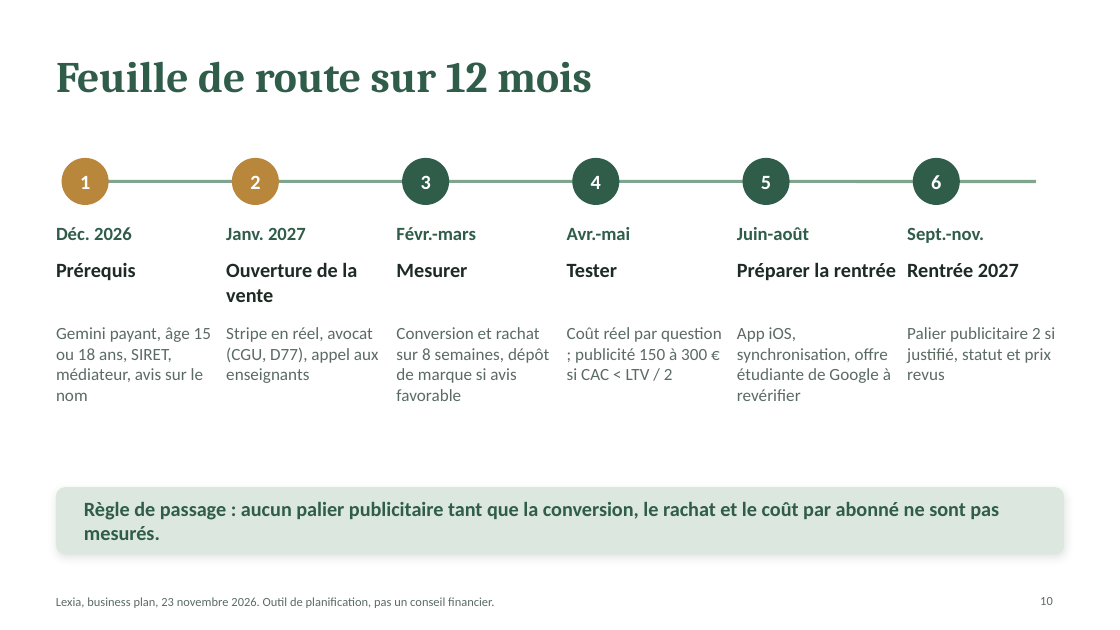
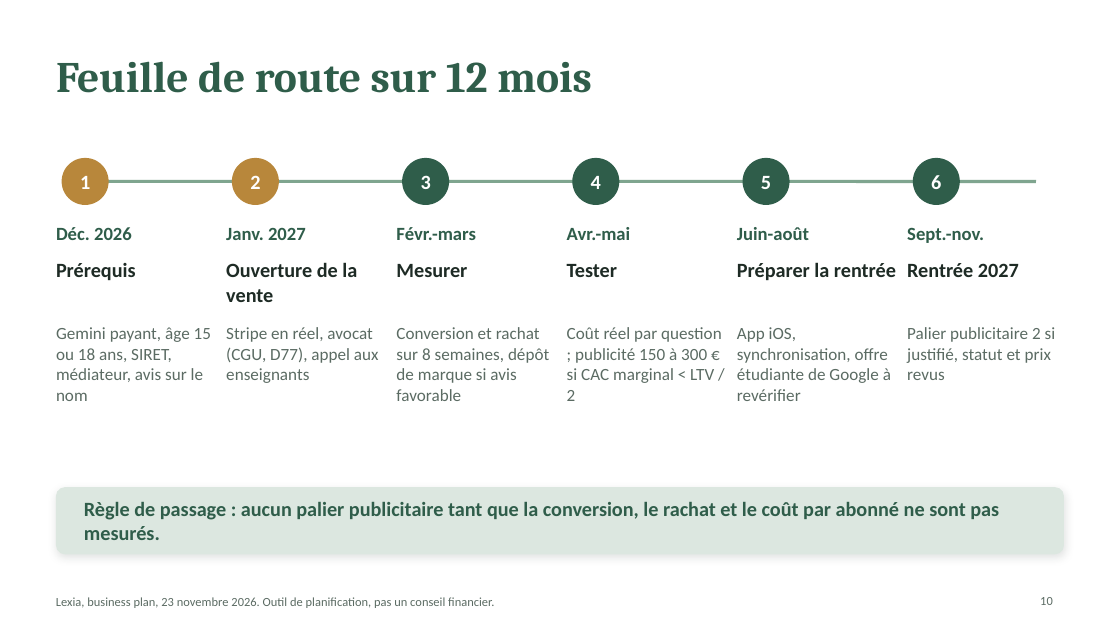
Before and after one commit to Linnix11/lexia, a slide deck: slide 10 of docs/business/pitch.pptx. Drawn at 1120x630 pixels with LibreOffice and Linux fonts; fonts in the diff are those of the drawing. Boxes give left, top, right and bottom in pixels: in the first picture for what was removed or moved away, otherwise in the second. Text is boxed around its words. In the diff, an @@ line names an element or a change of style, - is before the commit and + after.

```diff
--- a/docs/business/pitch.pptx
+++ b/docs/business/pitch.pptx
@@ text at (567,327,722,401): text changed @@
-Coût réel par question ; publicité 150 à 300 € si CAC < LTV / 2
+Coût réel par question ; publicité 150 à 300 € si CAC marginal < LTV / 2
```
Also in this commit, not shown: 3 other slides changed, 8 other files.
